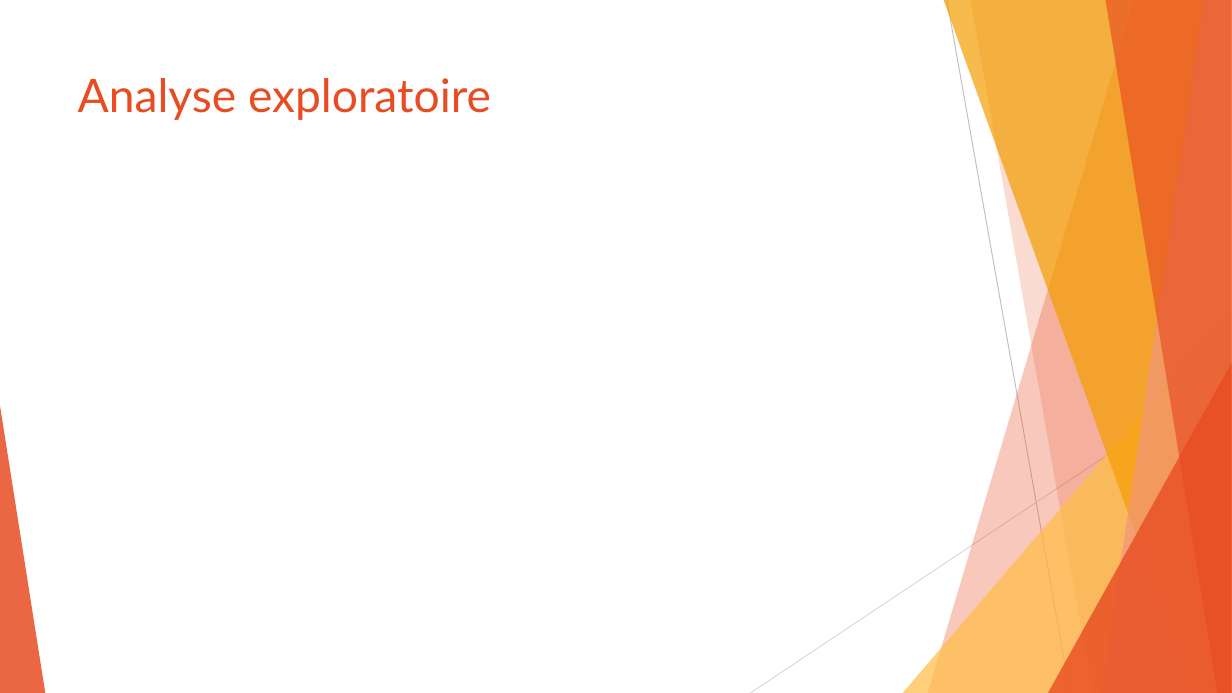
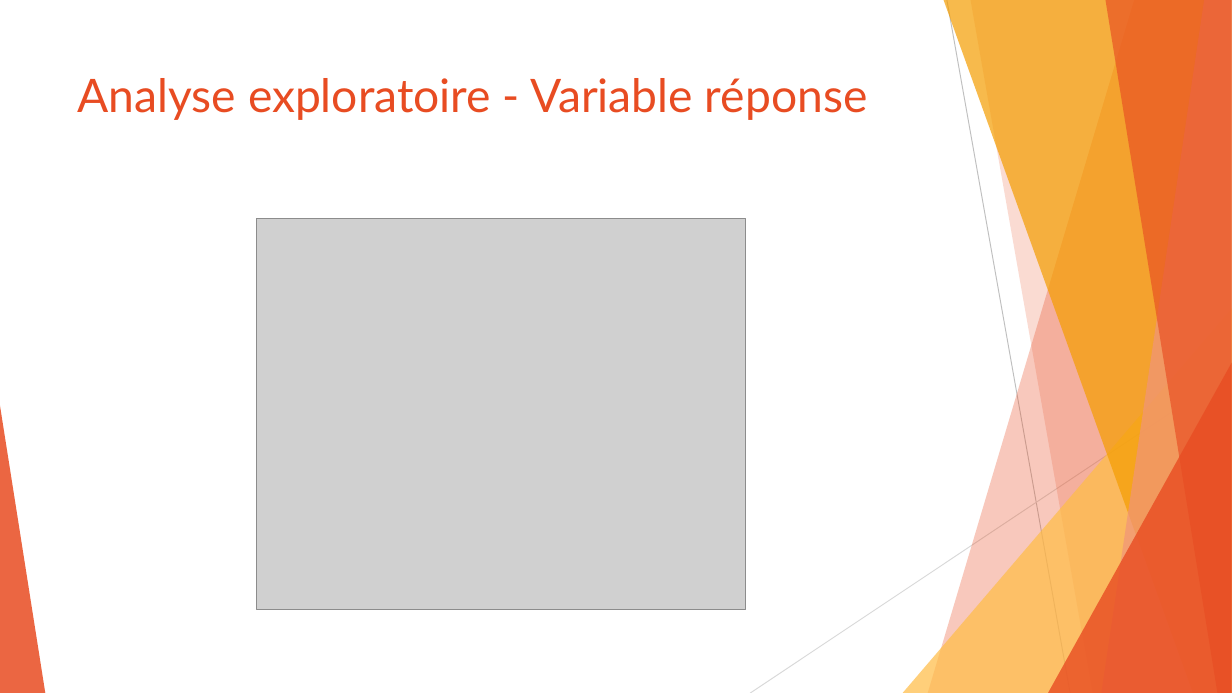
Before and after one commit to SamuelProvencher/TP-Apprentissage, a slide deck: slide 7 of PP.pptx (slide 8 before the commit). Drawn at 1232x693 pixels with LibreOffice and Linux fonts; fonts in the diff are those of the drawing; grey boxes stand for pictures. Boxes give left, top, right and bottom in pixels: in the first picture for what was removed or moved away, otherwise in the second. Text is boxed around its words. In the diff, an @@ line names an element or a change of style, - is before the commit and + after.

```diff
--- a/PP.pptx
+++ b/PP.pptx
@@ title at box(78, 78, 868, 120): text changed @@
-Analyse exploratoire
+Analyse exploratoire - Variable réponse
@@ picture added at box(257, 218, 746, 610) @@
```
Also in this commit, not shown: 5 other slides changed, 3 slides added, 1 slide removed, 3 other files.
